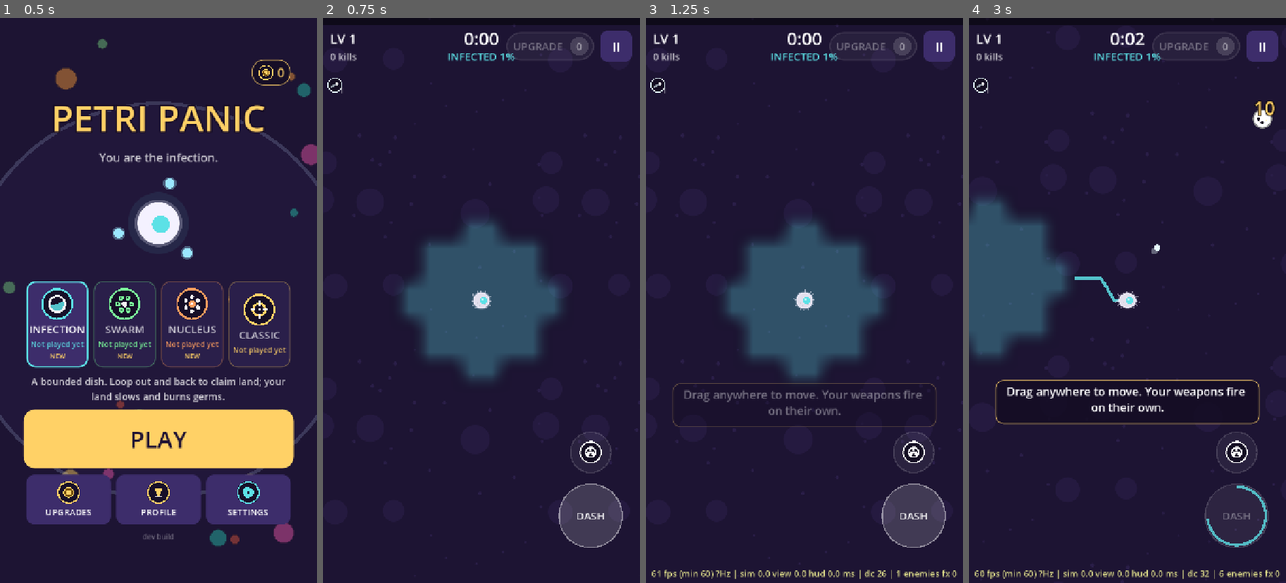
Above: before the commit, frames 1-4 (left to right).
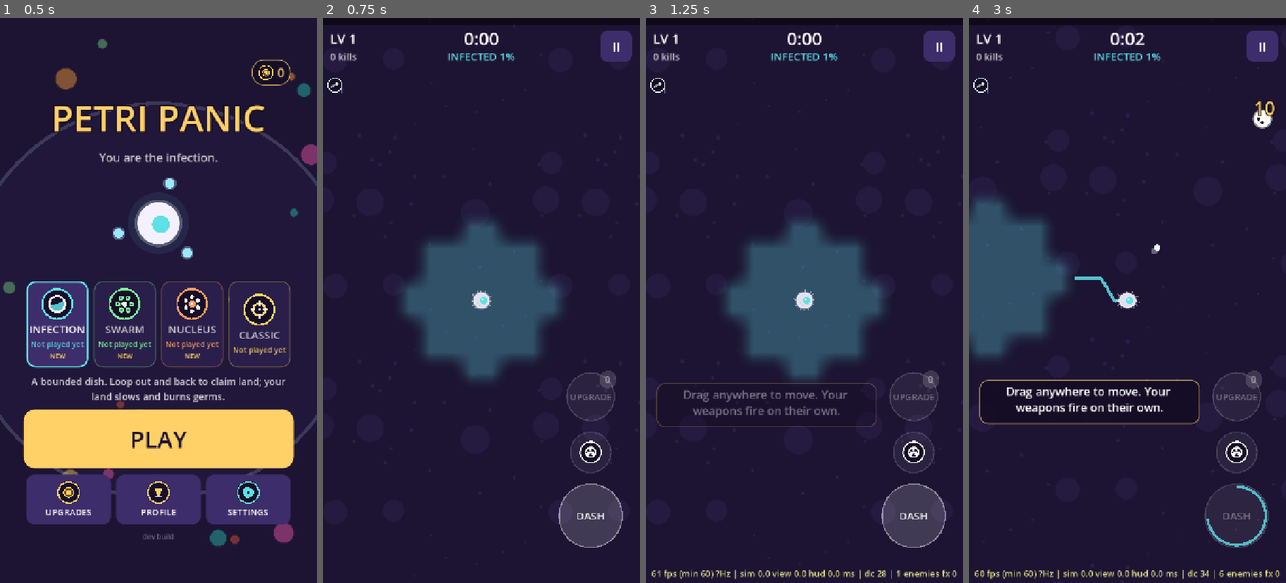
Above: after the commit, the same moments.

Repository: yousufkamran222-code/survivor-lite
Game: Godot game, scene res://scenes/main.tscn
Same seed, same stepped clock (60 frames per second), same inputs: the game is played once before the commit and once after it.
Inputs (mouse positions are in pixels of both pictures, inside the frame that each line leads up to):
- Up to frame 1 (0.5 s): no input
- Up to frame 2 (0.75 s): click "PLAY" at 0.5 s
- Up to frame 3 (1.25 s): no input
- Up to frame 4 (3 s): tap Enter at 1.25 s; move the mouse to (1197, 272) at 1.27 s; hold D 1.28-2 s; tap E at 1.35 s; click (1197, 272) at 1.42 s; tap Space at 1.52 s; drag from (1064, 328) to (1111, 413) at 2.02 s; move the mouse to (1159, 176) at 2.77 s; hold D from 2.78 s (still down); tap Q at 2.85 s

Frame 1 is identical in both runs. In frame 2, 0.7% of the frame differs, in the area x 57-93%, y 2-72%; in frame 3, 1.4%; in frame 4, 2.8%, in the area x 3-93%, y 2-99%.

Commit message:
Outbreak fires bomb + vacuum + heal; UPGRADE moved to the right column
From Yousuf's playtest: Outbreak felt underpowered, especially early.
- Outbreak now fires the three rare pickups at once (local versions:
  bomb 380 px, vacuum 700 px, heal 30%), then a 4 s frenzy; every 250
  kills. One combined burst instead of three toasts. Data in
  balance.outbreak (pickups validated).
- UPGRADE is a bigger round button stacked above Outbreak and DASH; the
  Nucleus tower bar and the hint banner keep clear of that column.

Classic bot sims, seeds 600/700/800 x 8 (win | level_p50):
  before (frenzy only, 180 kills):   63/25/25% | 17-19
  full-screen bomb+vacuum, 200:     88/63/63% | 27-34
  300 kills:                         75/75/75% | 32-34
  local vacuum, 250 kills:           88/75/63% | 25-34
  no vacuum:                         88/63/75% | 23-31
  local bomb 380 (shipped):          63/100/88% | 22-30
  no heal:                           63/75/50% | 22-25
Any version acts as an extra life the bot fires at the perfect moment;
difficulty follow-up is an open question. 128 tests pass.

Co-Authored-By: Claude Opus 5.5 <noreply@anthropic.com>
Claude-Session: https://claude.ai/code/session_01Gsp3VoJ3zGpAvdK2aQa9r5

Diff:
--- a/data/balance.json
+++ b/data/balance.json
@@ -116,10 +116,13 @@
   },
   "outbreak": {
     "enabled": true,
-    "kills_to_fill": 180,
+    "kills_to_fill": 250,
+    "vacuum_radius": 700,
+    "bomb_radius": 380,
+    "pickups": ["bomb", "vacuum", "heal"],
     "elite_fill": 0.15,
     "boss_fill": 0.5,
-    "duration_s": 5.0,
+    "duration_s": 4.0,
     "weapon_speed": 1.6,
     "damage_mult": 1.25
   },
--- a/scripts/core/game_data.gd
+++ b/scripts/core/game_data.gd
@@ -131,6 +131,9 @@
 				errors.append("achievement %s needs a positive goal" % a.id)
 	_validate_defense(d, enemy_ids, errors)
 	_validate_hints(d, errors)
+	for kind in d.balance.get("outbreak", {}).get("pickups", []):
+		if not (kind in World.PICKUP_KINDS):
+			errors.append("outbreak.pickups: unknown pickup '%s'" % kind)
 	if d.waves.has("elites"):
 		for t in d.waves.elites.types:
 			if not enemy_ids.has(t):
--- a/scripts/core/world.gd
+++ b/scripts/core/world.gd
@@ -1357,21 +1357,30 @@
 			_apply_pickup(kind, pos)
 
 
-func _apply_pickup(kind: String, pos: Vector2) -> void:
+## `vacuum_radius` / `bomb_radius` > 0 override the pickup's reach
+## (Outbreak's versions are local: a full-screen bomb was too strong).
+func _apply_pickup(kind: String, pos: Vector2, announce: bool = true, vacuum_radius: float = 0.0, bomb_radius: float = 0.0) -> void:
 	var pk: Dictionary = bal.pickups
 	match kind:
 		"vacuum":
-			g_pull.fill(1)
+			if vacuum_radius <= 0.0:
+				g_pull.fill(1)
+			else:
+				var r2 := vacuum_radius * vacuum_radius
+				for i in g_pos.size():
+					if g_pos[i].distance_squared_to(p_pos) < r2:
+						g_pull[i] = 1
 		"heal":
 			p_hp = minf(p_max_hp, p_hp + p_max_hp * float(pk.heal_frac))
 		"bomb":
-			var r := float(pk.bomb_radius)
+			var r := bomb_radius if bomb_radius > 0.0 else float(pk.bomb_radius)
 			for i: int in query(p_pos, r):
 				var tough := e_elite[i] == 1 or _tbeh[e_type[i]] == BEH_BOSS
 				var push := (e_pos[i] - p_pos).normalized() * 300.0
 				_damage(i, float(pk.bomb_damage) if tough else 1.0e6, push, tough)
 			_process_dead()
-	_emit({"type": "pickup_item", "kind": kind, "pos": pos})
+	if announce:
+		_emit({"type": "pickup_item", "kind": kind, "pos": pos})
 
 
 # ================================================================ territory
@@ -2019,9 +2028,13 @@
 	if state != "playing" or not outbreak_ready() or p_down > 0.0:
 		return false
 	outbreak = 0.0
-	outbreak_t = float(bal.outbreak.duration_s)
+	outbreak_t = float(bal.outbreak.duration_s)  # set first: its kills don't refill the meter
 	outbreaks += 1
 	_emit({"type": "outbreak_start", "pos": p_pos})
+	# All the rare pickups at once (bomb + vacuum + heal), announced as one
+	# Outbreak instead of three separate pickups.
+	for kind in bal.outbreak.get("pickups", []):
+		_apply_pickup(str(kind), p_pos, false, float(bal.outbreak.get("vacuum_radius", 0.0)), float(bal.outbreak.get("bomb_radius", 0.0)))
 	return true
 
 
--- a/scripts/game/main.gd
+++ b/scripts/game/main.gd
@@ -343,10 +343,11 @@
 				Sfx.vibrate(40)
 				hud.toast("OUTBREAK READY", pal.outbreak, 1.6)
 			"outbreak_start":
+				Sfx.play("bomb", 0.0)
 				Sfx.play("evolve", 0.0)
-				Sfx.vibrate(120)
-				view.add_shake(10.0)
-				hud.toast("OUTBREAK!", pal.outbreak, 1.4)
+				Sfx.play("vacuum", 0.0)
+				Sfx.vibrate(150)
+				hud.toast("OUTBREAK!", pal.outbreak, 1.6)
 				Analytics.event("outbreak", {"t": int(world.time), "mode": world.bal.get("mode_id", "")})
 			"volatile":
 				Sfx.play("nova", 0.1, 1.5)
--- a/scripts/game/world_view.gd
+++ b/scripts/game/world_view.gd
@@ -227,7 +227,11 @@
 					_add_fx({"kind": "dot", "pos": ev.pos, "vel": Vector2(cos(a), sin(a)) * randf_range(200, 360), "color": IconArt.COLORS.dash, "r": 4.0, "life": 0.3}, max_fx + 20)
 				add_shake(3.0)
 			"outbreak_start":
-				_add_fx({"kind": "ring", "pos": world.p_pos, "r": 260.0, "life": 0.6, "color": pal.outbreak}, max_fx + 4)
+				# Bomb + vacuum + heal in one: one big burst in the Outbreak colour.
+				add_shake(float(juice.shake_bomb))
+				_add_fx({"kind": "ring", "pos": world.p_pos, "r": float(bal.outbreak.get("bomb_radius", bal.pickups.bomb_radius)), "life": 0.55, "color": pal.outbreak}, max_fx + 4)
+				_add_fx({"kind": "ring", "pos": world.p_pos, "r": float(bal.outbreak.get("vacuum_radius", 900.0)), "life": 0.7, "color": pal.gem_small}, max_fx + 4)
+				_add_fx({"kind": "ring", "pos": world.p_pos, "r": 110.0, "life": 0.5, "color": pal.gem_medium}, max_fx + 4)
 			"respawn":
 				_add_fx({"kind": "ring", "pos": ev.pos, "r": 120.0, "life": 0.5, "color": pal.player}, max_fx + 4)
 			"player_down":
--- a/scripts/ui/hud_overlay.gd
+++ b/scripts/ui/hud_overlay.gd
@@ -74,14 +74,18 @@
 	return p.distance_to(dash_center()) <= dash_radius * 1.15
 
 
-## The banked-upgrades pill sits top-right beside the pause button, out of
-## the thumb zone (bottom-left clashed with the drag-anywhere joystick).
-func upgrade_rect() -> Rect2:
-	return Rect2(size.x - 90.0 - 14.0 - 200.0, 32.0, 200.0, 64.0)
+## UPGRADE sits in the right column above Outbreak and DASH (bottom-left
+## clashed with the drag-anywhere joystick; the top-right pill was too small
+## and too far).
+const UPGRADE_R := 54.0
+
+
+func upgrade_center() -> Vector2:
+	return outbreak_center() + Vector2(0, -(OUTBREAK_R + UPGRADE_R + 26.0))
 
 
 func in_upgrade_button(p: Vector2) -> bool:
-	return upgrade_rect().grow(10.0).has_point(p)
+	return p.distance_to(upgrade_center()) <= UPGRADE_R * 1.2
 
 
 ## The Outbreak button sits above DASH (right thumb owns both).
@@ -233,14 +237,14 @@
 	_draw_owned(ci)
 	var dc := dash_center()
 	ci.draw_string(font, dc + Vector2(-dash_radius, 9), "DASH", HORIZONTAL_ALIGNMENT_CENTER, dash_radius * 2.0, 24, Color(1, 1, 1, 0.9 if world.can_dash() else 0.35))
-	var rc := upgrade_rect()
+	var uc := upgrade_center()
 	var n := world.pending_levelups
 	var on := n > 0
 	var accent: Color = pal.ui_accent
-	ci.draw_string(font, Vector2(rc.position.x + 16.0, rc.get_center().y + 9.0), "UPGRADE", HORIZONTAL_ALIGNMENT_LEFT, -1, 24, Color(1, 1, 1, 0.95 if on else 0.35))
-	var b := Vector2(rc.end.x - 34.0, rc.get_center().y)
-	ci.draw_circle(b, 21.0, accent if on else Color(1, 1, 1, 0.15))
-	ci.draw_string(font, b + Vector2(-21, 9), str(n), HORIZONTAL_ALIGNMENT_CENTER, 42, 24, Color(0.1, 0.06, 0.15) if on else Color(1, 1, 1, 0.5))
+	ci.draw_string(font, uc + Vector2(-UPGRADE_R, 8.0), "UPGRADE", HORIZONTAL_ALIGNMENT_CENTER, UPGRADE_R * 2.0, 20, Color(1, 1, 1, 0.95 if on else 0.35))
+	var b := uc + Vector2(UPGRADE_R * 0.72, -UPGRADE_R * 0.72)
+	ci.draw_circle(b, 20.0, accent if on else Color(1, 1, 1, 0.15))
+	ci.draw_string(font, b + Vector2(-20, 8), str(n), HORIZONTAL_ALIGNMENT_CENTER, 40, 22, Color(0.1, 0.06, 0.15) if on else Color(1, 1, 1, 0.5))
 
 
 ## Decides which cached layers need a redraw this frame.
@@ -334,20 +338,18 @@
 
 
 func _draw_upgrade_button() -> void:
-	var rc := upgrade_rect()
+	var c := upgrade_center()
 	var n := world.pending_levelups
 	var on := n > 0
 	var pulse := 0.5 + 0.5 * sin(Time.get_ticks_msec() / 160.0) if on else 0.0
 	var accent: Color = pal.ui_accent
-	var sb := StyleBoxFlat.new()
-	sb.set_corner_radius_all(32)
-	sb.bg_color = Color(accent, 0.16 + 0.14 * pulse) if on else Color(1, 1, 1, 0.05)
-	sb.set_border_width_all(3)
-	sb.border_color = Color(accent, 0.6 + 0.4 * pulse) if on else Color(1, 1, 1, 0.14)
-	draw_style_box(sb, rc)
+	if on:
+		draw_circle(c, UPGRADE_R + 6.0 + 5.0 * pulse, Color(accent, 0.12 + 0.12 * pulse))
+	draw_circle(c, UPGRADE_R, Color(accent, 0.22 + 0.14 * pulse) if on else Color(1, 1, 1, 0.06))
+	draw_arc(c, UPGRADE_R, 0, TAU, 44, Color(accent, 0.7 + 0.3 * pulse) if on else Color(1, 1, 1, 0.16), 3.0)
 	if _notice_t > 0.0:
 		var a := clampf(_notice_t / 0.5, 0.0, 1.0)
-		draw_string(font, Vector2(rc.end.x - 360.0, rc.end.y + 28.0), _notice_text, HORIZONTAL_ALIGNMENT_RIGHT, 360.0, 24, Color(accent, a))
+		draw_string(font, Vector2(c.x - UPGRADE_R - 372.0, c.y + 8.0), _notice_text, HORIZONTAL_ALIGNMENT_RIGHT, 360.0, 24, Color(accent, a))
 
 
 ## Outbreak: the rim fills with kills, the button glows when ready, and
@@ -458,9 +460,9 @@
 
 # ---------------------------------------------------- Nucleus tower bar
 
-const BAR_W := 150.0
-const BAR_H := 124.0
-const BAR_GAP := 10.0
+const BAR_W := 122.0
+const BAR_H := 118.0
+const BAR_GAP := 8.0
 
 
 ## Shown while standing on an empty pad: tap a tower to build it (no pause).
@@ -469,10 +471,8 @@
 
 
 func _tower_rect(i: int) -> Rect2:
-	var n := world.tower_defs.size()
-	var total := n * BAR_W + (n - 1) * BAR_GAP
-	var x0 := (size.x - total) / 2.0
-	return Rect2(x0 + i * (BAR_W + BAR_GAP), size.y - 540.0, BAR_W, BAR_H)
+	# Left side: the right column holds UPGRADE / Outbreak / DASH.
+	return Rect2(20.0 + i * (BAR_W + BAR_GAP), size.y - 540.0, BAR_W, BAR_H)
 
 
 ## Index of the tower button under a screen point, or -1.
@@ -487,8 +487,9 @@
 
 func _draw_tower_bar() -> void:
 	var first := _tower_rect(0)
-	draw_string_outline(font, Vector2(0, first.position.y - 14), "TAP A TOWER TO BUILD", HORIZONTAL_ALIGNMENT_CENTER, size.x, 24, 6, Color(0, 0, 0, 0.6))
-	draw_string(font, Vector2(0, first.position.y - 14), "TAP A TOWER TO BUILD", HORIZONTAL_ALIGNMENT_CENTER, size.x, 24, pal.pad)
+	var bar_w := _tower_rect(world.tower_defs.size() - 1).end.x - first.position.x
+	draw_string_outline(font, Vector2(first.position.x, first.position.y - 14), "TAP A TOWER TO BUILD", HORIZONTAL_ALIGNMENT_CENTER, bar_w, 24, 6, Color(0, 0, 0, 0.6))
+	draw_string(font, Vector2(first.position.x, first.position.y - 14), "TAP A TOWER TO BUILD", HORIZONTAL_ALIGNMENT_CENTER, bar_w, 24, pal.pad)
 	for i in world.tower_defs.size():
 		var d: Dictionary = world.tower_defs[i]
 		var r := _tower_rect(i)
@@ -499,8 +500,8 @@
 		draw_rect(r, Color(0.16, 0.11, 0.29, 0.9))
 		draw_rect(r, Color(tc, 0.85 * a), false, 3.0)
 		IconArt.draw(self, d.weapon, r.position + Vector2(r.size.x / 2.0, 40), 52, Color(tc, a))
-		draw_string(font, r.position + Vector2(0, 88), str(d.name), HORIZONTAL_ALIGNMENT_CENTER, r.size.x, 18, Color(1, 1, 1, a))
-		draw_string(font, r.position + Vector2(0, 113), str(cost), HORIZONTAL_ALIGNMENT_CENTER, r.size.x, 22, Color(pal.pad, a) if ok else Color("#ff9a9a"))
+		draw_string(font, r.position + Vector2(0, 86), str(d.name), HORIZONTAL_ALIGNMENT_CENTER, r.size.x, 15, Color(1, 1, 1, a))
+		draw_string(font, r.position + Vector2(0, 109), str(cost), HORIZONTAL_ALIGNMENT_CENTER, r.size.x, 22, Color(pal.pad, a) if ok else Color("#ff9a9a"))
 
 
 ## Perf readout (debug.show_perf): FPS with the worst 1 s minimum, the
@@ -555,12 +556,12 @@
 	if not hint_showing():
 		return
 	var a := clampf(minf(_hint_t / 0.25, (HINT_S - _hint_t) / 0.4), 0.0, 1.0)
-	var width := minf(w - 60.0, 600.0)
+	var width := minf(w - 220.0, 540.0)  # the right column holds the buttons
 	var fs := 26
 	var sz := font.get_multiline_string_size(_hint_text, HORIZONTAL_ALIGNMENT_CENTER, width - 40.0, fs)
 	# Above the DASH/UPGRADE buttons; higher when the Nucleus tower bar is up.
 	var bottom := size.y - (660.0 if tower_bar_visible() else 360.0)
-	var rect := Rect2((w - width) / 2.0, bottom - sz.y - 28.0 + 12.0 * (1.0 - a), width, sz.y + 28.0)
+	var rect := Rect2(24.0, bottom - sz.y - 28.0 + 12.0 * (1.0 - a), width, sz.y + 28.0)
 	var sb := StyleBoxFlat.new()
 	sb.bg_color = Color(0.08, 0.05, 0.14, 0.88 * a)
 	sb.set_corner_radius_all(18)
--- a/tests/test_world.gd
+++ b/tests/test_world.gd
@@ -235,3 +235,20 @@
 	check_near(w.cooldowns["bolt"], 1.0 - 0.1 * float(o.weapon_speed), 0.001)
 	w.step(float(o.duration_s) + 0.1, Vector2.ZERO)
 	check_eq(w.outbreak_t, 0.0, "the frenzy ends")
+
+
+func test_outbreak_fires_bomb_vacuum_and_heal() -> void:
+	var w := World.new(GameData.apply_mode(data(), "classic"), 4)
+	w.p_pos = Vector2.ZERO
+	w._add_enemy("grunt", Vector2(120, 0))
+	w._drop_gem(Vector2(300, 0), 3.0)
+	w._drop_gem(Vector2(5000, 0), 3.0)  # far off: Outbreak's vacuum is local
+	w.p_hp = 10.0
+	w.outbreak = 1.0
+	w._rebuild_grid()
+	check(w.trigger_outbreak())
+	check_eq(w.kills, 1, "bomb: the nearby germ died")
+	check_eq(w.g_pull[0], 1, "vacuum: nearby gems are pulled in")
+	check_eq(w.g_pull[1], 0, "but not the whole map")
+	check(w.p_hp > 10.0, "heal")
+	check_eq(w.outbreak, 0.0, "the bomb's kills don't refill the meter")
Not shown, changed: docs/PIPELINE.md
Not shown, changed: docs/SESSION_HANDOFF.md
